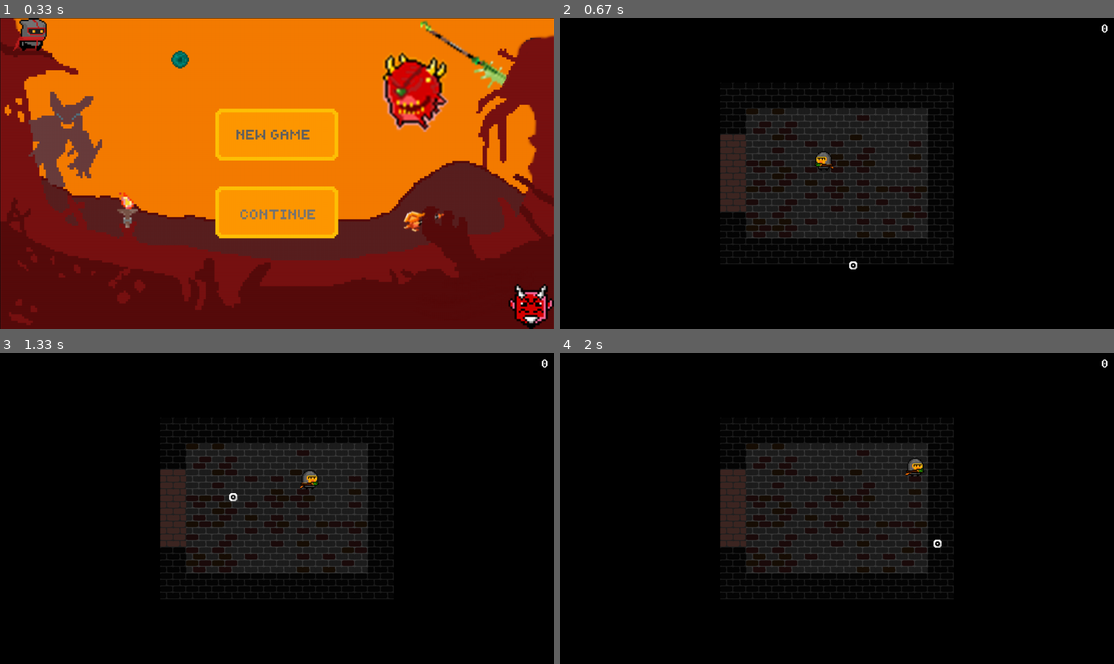
Above: before the commit, frames 1-4 (two rows, left to right).
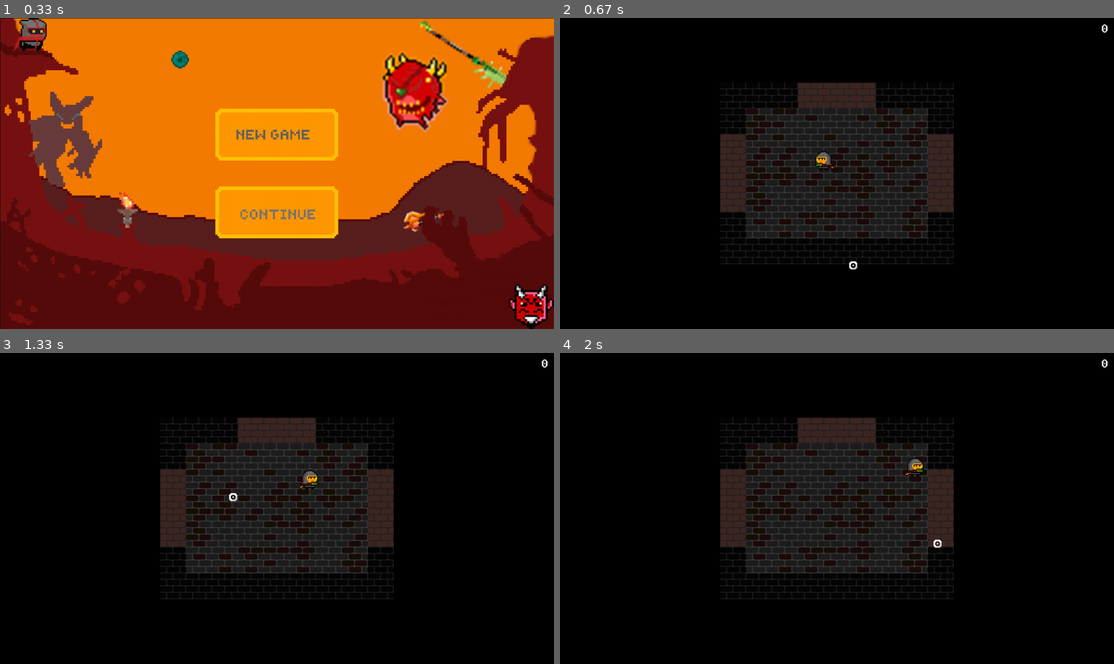
Above: after the commit, the same moments.

Repository: VladislavTuzov/PyGame
Game: pygame game, started from main.py
Two runs of this game, one before a commit and one after it. Both use one fixed random seed, a clock stepped at 60 frames per second and the inputs below.
Inputs (mouse positions are in pixels of both pictures, inside the frame that each line leads up to):
- Up to frame 1 (0.33 s): no input
- Up to frame 2 (0.67 s): press the mouse at (837, 133) at 0.37 s; move the mouse to (842, 198) at 0.47 s; release the mouse at (853, 263) at 0.6 s
- Up to frame 3 (1.33 s): hold Right 0.67-1.13 s; move the mouse to (332, 530) at 0.7 s; hold Up from 1.17 s (still down); move the mouse to (232, 496) at 1.2 s
- Up to frame 4 (2 s): release Up at 1.47 s; hold Right 1.5-1.97 s; move the mouse to (936, 542) at 1.53 s

Frame 1 is identical in both runs. In frame 2, 2.1% of the frame differs, in the area x 33-72%, y 20-71%; in frame 3, 2.1%; in frame 4, 2.1%.

Commit message:
new patterns, fix problem with levels row unequal rooms count

Diff:
--- a/patterns.py
+++ b/patterns.py
@@ -59,9 +59,16 @@
         return RoomPattern(choice(portals))
 
 
+def _adjust_spaces_to_levels(levels):
+    for level in levels:
+        level_width = max(len(row) for row in level)
+        level[:] = [f"{row:<{level_width}}" for row in level]
+
+
 with open('source/patterns.txt') as f:
     all_patterns = [p.split('\n\n') for p in f.read().split('\n\n---\n\n')]
     rooms, spawns, portals, levels = [
         [p.split('\n') for p in group]
         for group in all_patterns
     ]
+    _adjust_spaces_to_levels(levels)
--- a/source/patterns.txt
+++ b/source/patterns.txt
@@ -10,11 +10,23 @@
 W                  W
 WWWWWWWWWWWWWWWWWWWW
 
+WWWWWWWWWWWWWWWWWWW
+W                 W
+W                 W
+W   EEEEEEEEEEE   W
+W   EEEEEEEEEEE   W
+W   EEEEEEEEEEE   W
+W                 W
+W                 W
+WWWWWWWWWWWWWWWWWWW
+
 WWWWWWWWWWWWWWW
+W             W
 W             W
 W  EEEEEEEEE  W
 W  EEEEEEEEE  W
 W  EEEEEEEEE  W
+W             W
 W             W
 WWWWWWWWWWWWWWW
 
@@ -49,3 +61,15 @@
 #-#-#-P
   |
 #-#-S
+
+#-#-#-S-#
+|   |
+#-#-#
+  |
+#-#-#-P
+
+#-#-#
+|   |
+#-P #-#
+    | |
+#-#-S-#
